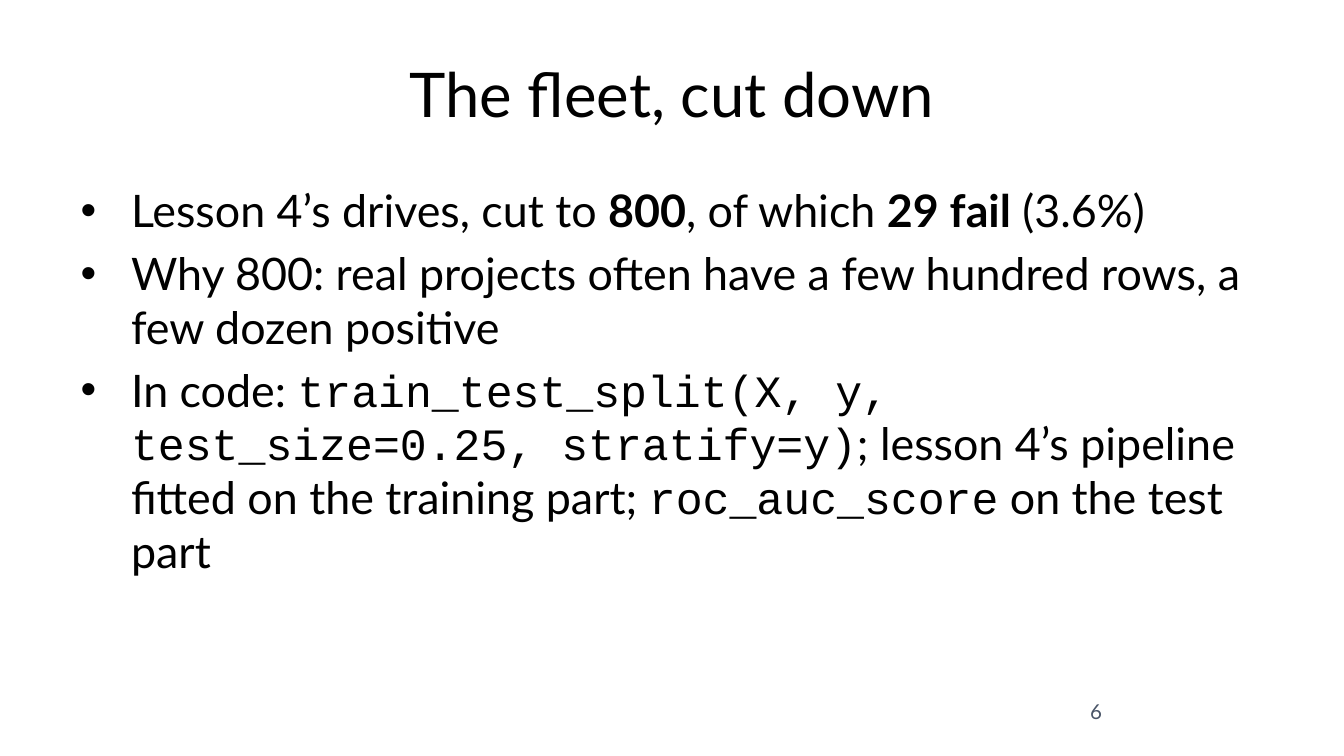
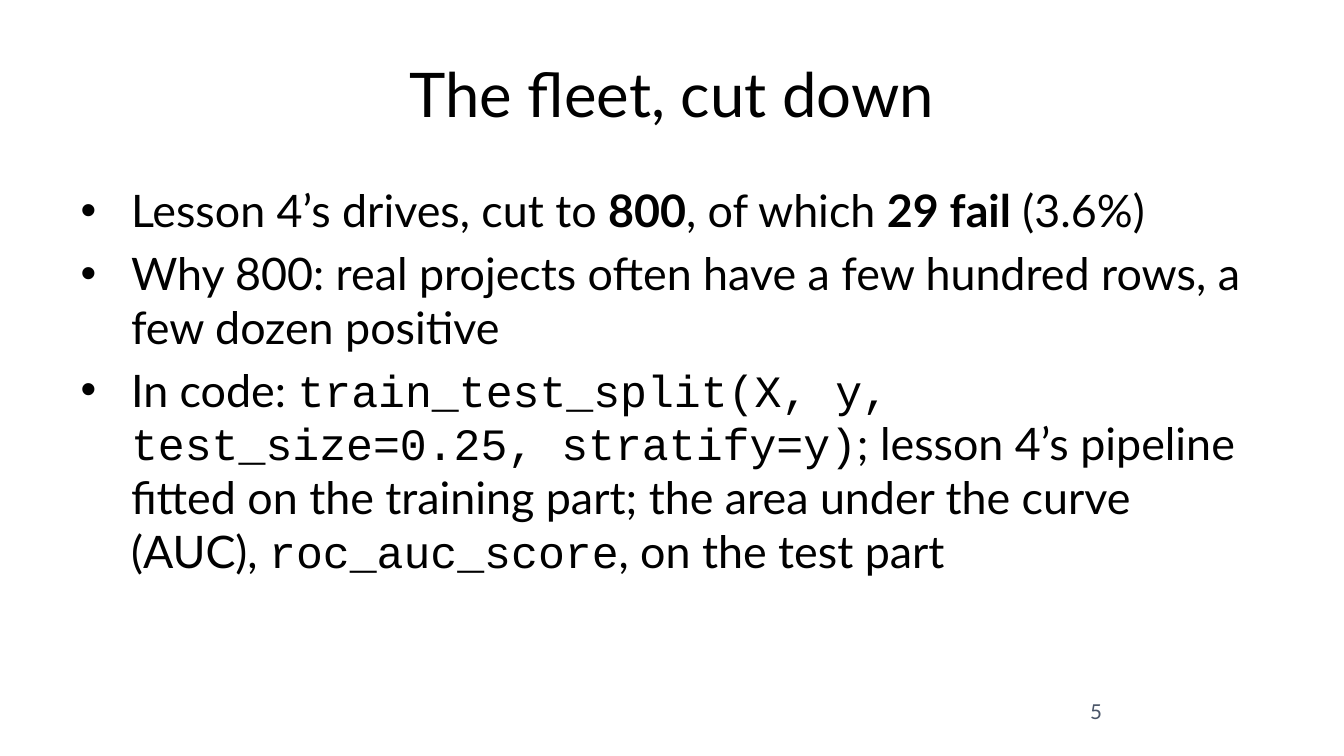
Before and after one commit to fabioantonini/technologies-for-artificial-intelligence, a slide deck: slide 5 of Lessons/05_experimental_methodology/Slides/experimental_methodology_slides.pptx (slide 6 before the commit). Drawn at 1344x756 pixels with LibreOffice and Linux fonts; fonts in the diff are those of the drawing; background and template pictures are left out. Boxes give left, top, right and bottom in pixels: in the first picture for what was removed or moved away, otherwise in the second. Text is boxed around its words. In the diff, an @@ line names an element or a change of style, - is before the commit and + after.

```diff
--- a/Lessons/05_experimental_methodology/Slides/experimental_methodology_slides.pptx
+++ b/Lessons/05_experimental_methodology/Slides/experimental_methodology_slides.pptx
@@ text at (x1=131, y1=374, x2=1235, y2=576): text changed @@
-• In code: train_test_split(X, y, test_size=0.25, stratify=y); lesson 4’s pipeline fitted on the training part; roc_auc_score on the test part
+• In code: train_test_split(X, y, test_size=0.25, stratify=y); lesson 4’s pipeline fitted on the training part; the area under the curve (AUC), roc_auc_score, on the test part
@@ page number at (x1=1090, y1=704, x2=1102, y2=719): text changed @@
-6
+5
```
Also in this commit, not shown: 11 other slides changed, 1 slide removed, 14 other files.
